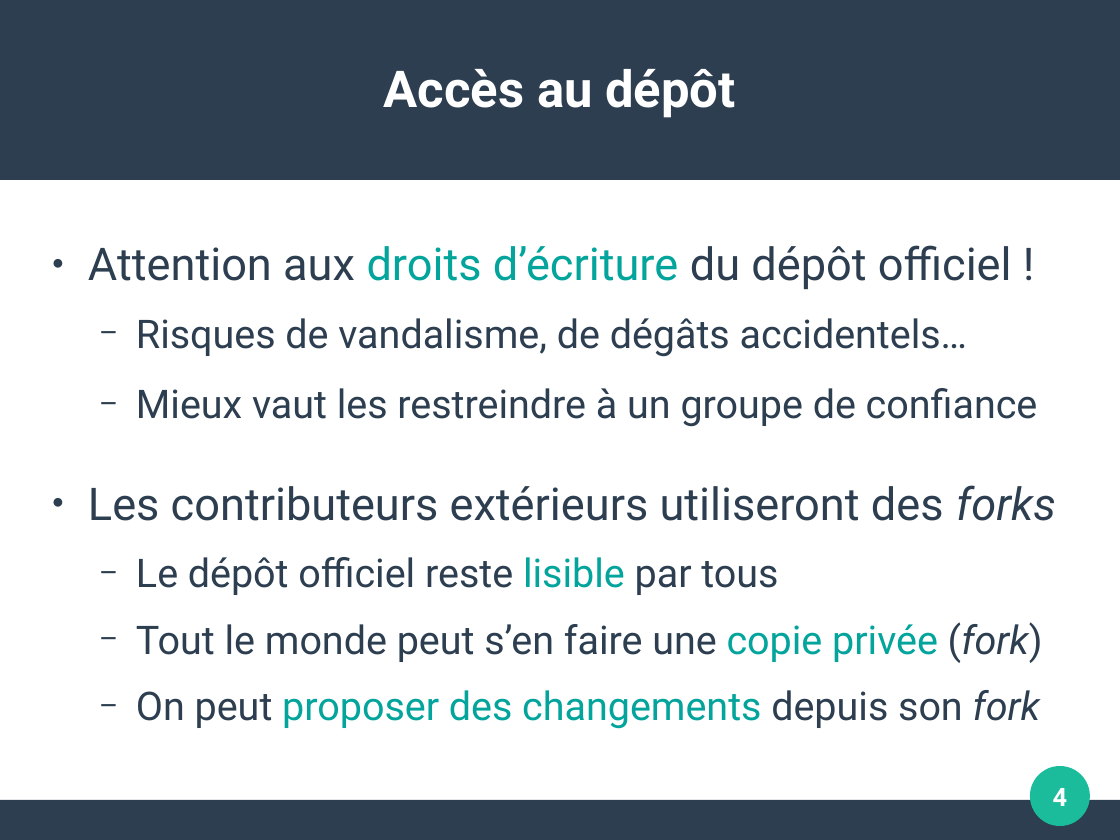
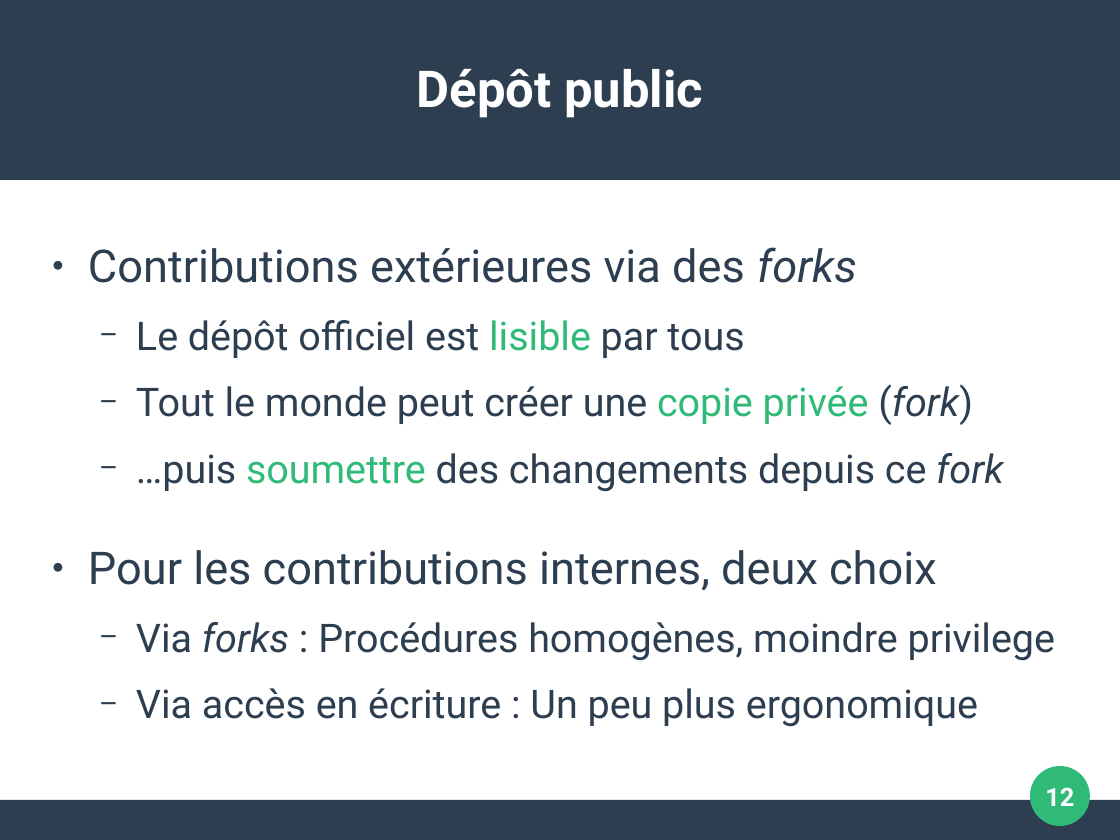
Before and after one commit to pushou/formation-git, a slide deck: slide 12 of Pres5-Reseau.odp (slide 4 before the commit). Drawn at 1120x840 pixels with LibreOffice and Linux fonts; fonts in the diff are those of the drawing. Boxes give left, top, right and bottom in pixels: in the first picture for what was removed or moved away, otherwise in the second. Text is boxed around its words. In the diff, an @@ line names an element or a change of style, - is before the commit and + after.

```diff
--- a/Pres5-Reseau.odp
+++ b/Pres5-Reseau.odp
@@ title at (417,69,703,118): text changed @@
-Accès au dépôt
+Dépôt public
@@ text at (88,247,1055,727): text changed @@
-● Attention aux droits d’écriture du dépôt officiel !
-  − Risques de vandalisme, de dégâts accidentels…
-  − Mieux vaut les restreindre à un groupe de confiance
-● Les contributeurs extérieurs utiliseront des forks
-  − Le dépôt officiel reste lisible par tous
-  − Tout le monde peut s’en faire une copie privée (fork)
-  − On peut proposer des changements depuis son fork
+● Contributions extérieures via des forks
+  − Le dépôt officiel est lisible par tous
+  − Tout le monde peut créer une copie privée (fork)
+  − …puis soumettre des changements depuis ce fork
+● Pour les contributions internes, deux choix
+  − Via forks : Procédures homogènes, moindre privilege
+  − Via accès en écriture : Un peu plus ergonomique
@@ ellipse at (1031,766,1091,826): fill #1ABC9C to #30BA78 @@
@@ page number at (1045,787,1074,806): text changed @@
-4
+12
```
Also in this commit, not shown: 9 other slides changed, 8 slides added, 6 other files.
